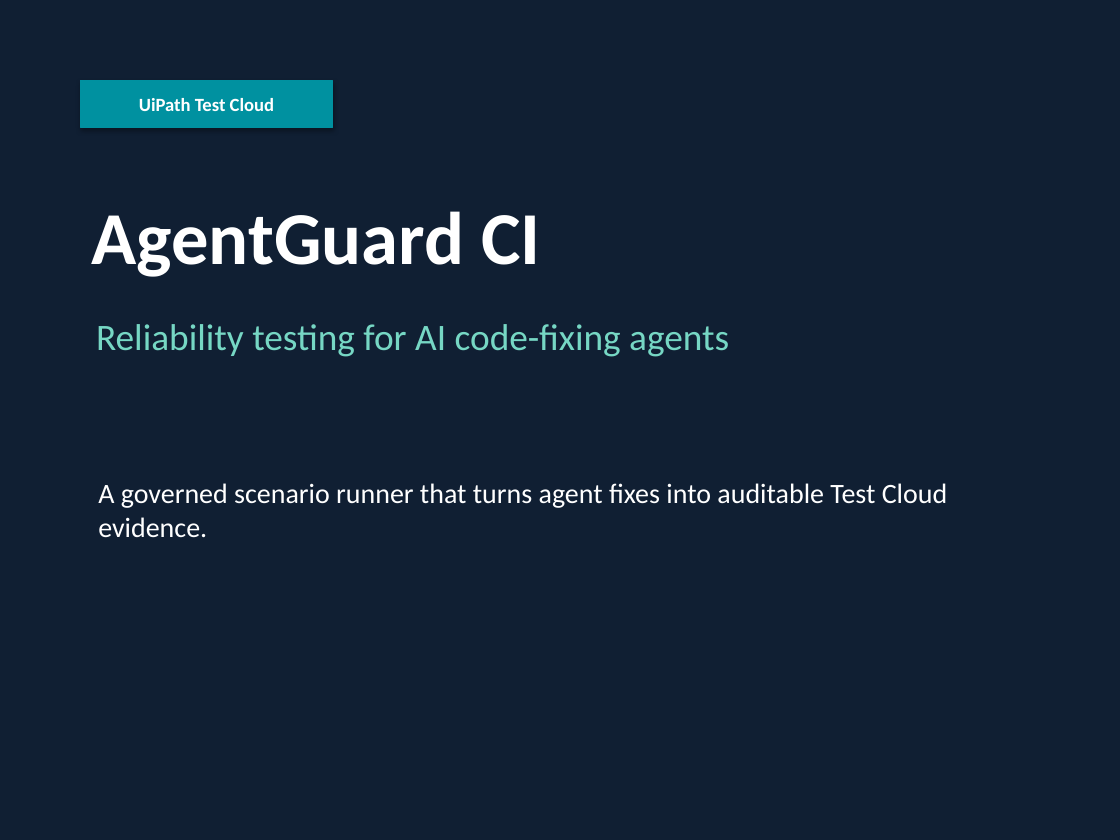
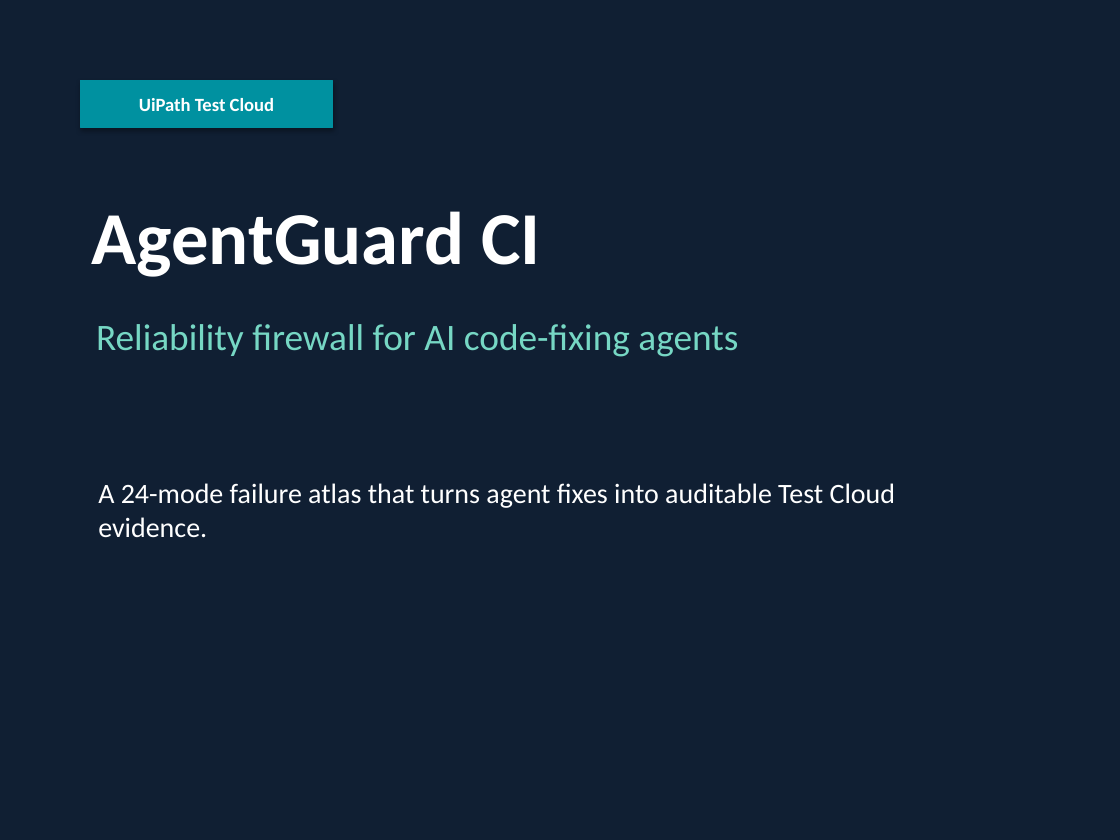
Before and after one commit to baiqidi/agentguard-ci, a slide deck: slide 1 of docs/submission/AgentGuard-CI-deck.pptx. Drawn at 1120x840 pixels with LibreOffice and Linux fonts; fonts in the diff are those of the drawing. Boxes give left, top, right and bottom in pixels: in the first picture for what was removed or moved away, otherwise in the second. Text is boxed around its words. In the diff, an @@ line names an element or a change of style, - is before the commit and + after.

Commit message:
feat: add reliability moat failure atlas

```diff
--- a/docs/submission/AgentGuard-CI-deck.pptx
+++ b/docs/submission/AgentGuard-CI-deck.pptx
@@ text at (x1=96, y1=324, x2=738, y2=357): text changed @@
-Reliability testing for AI code-fixing agents
+Reliability firewall for AI code-fixing agents
@@ text at (x1=98, y1=483, x2=895, y2=537): text changed @@
-A governed scenario runner that turns agent fixes into auditable Test Cloud evidence.
+A 24-mode failure atlas that turns agent fixes into auditable Test Cloud evidence.
```
Also in this commit, not shown: 5 other slides changed, 1 slide added, 28 other files.
